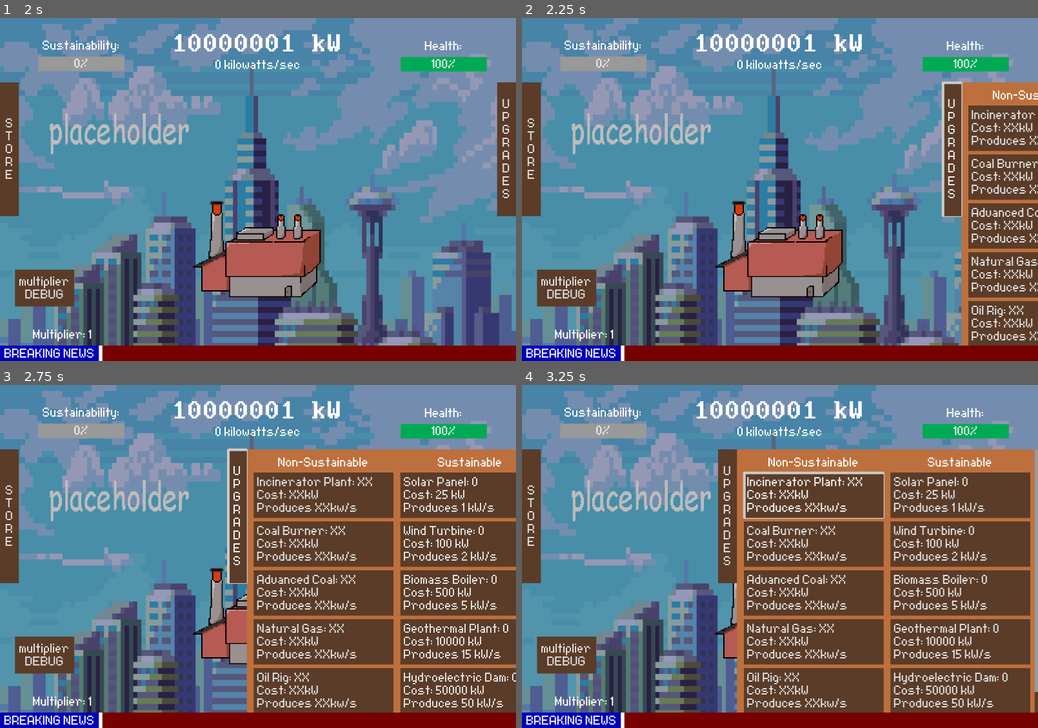
Above: before the commit, frames 1-4 (two rows, left to right).
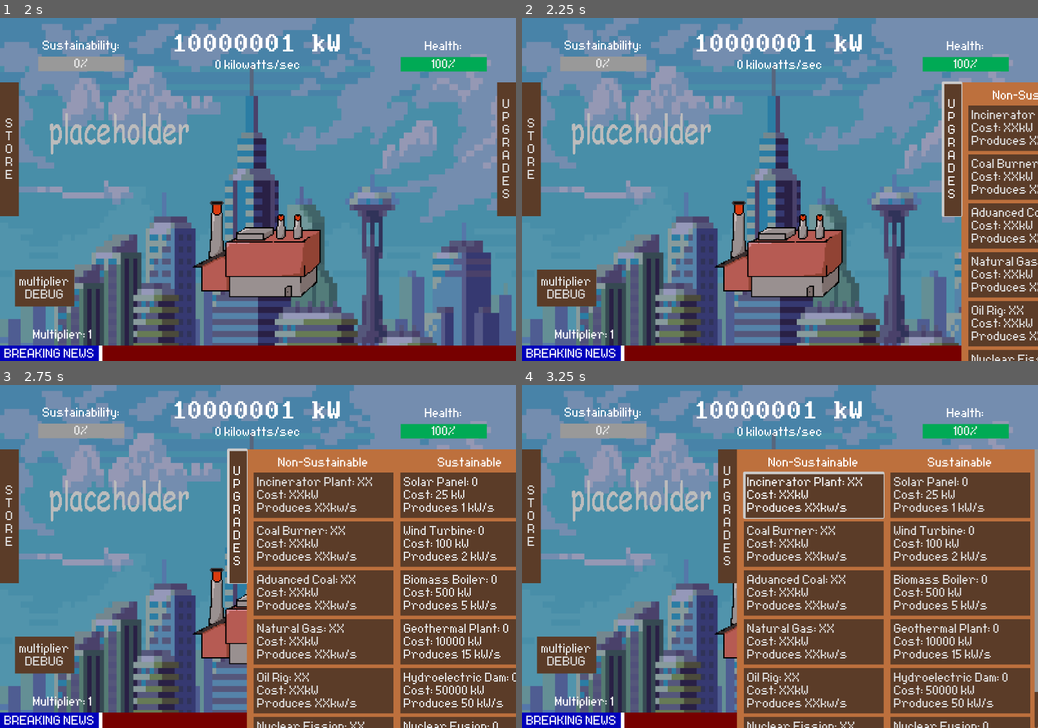
Above: after the commit, the same moments.

Repository: chu0029/SusGame
Game: Godot game, scene res://scenes/menu_start.tscn
Same seed, same stepped clock (60 frames per second), same inputs: the game is played once before the commit and once after it.
Inputs (mouse positions are in pixels of both pictures, inside the frame that each line leads up to):
- Up to frame 1 (2 s): click "START?" at 0.5 s; click (258, 244) at 1.25 s
- Up to frame 2 (2.25 s): click "U P G R A D E S" at 2 s
- Up to frame 3 (2.75 s): no input
- Up to frame 4 (3.25 s): click "Incinerator Plant: XX Cost: X…" at 2.75 s

Frame 1 is identical in both runs. In frame 2, 0.7% of the frame differs, in the area x 85-100%, y 95-100%; in frame 3, 2.4%; in frame 4, 2.6%, in the area x 41-100%, y 95-100%.

Commit message:
fixed counter

Diff:
--- a/scenes/gametest.tscn
+++ b/scenes/gametest.tscn
@@ -145,6 +145,7 @@
 cost: 10 kW/s"
 
 [node name="Panel" type="Panel" parent="."]
+z_index = 1
 custom_minimum_size = Vector2(450, 450)
 layout_mode = 2
 offset_left = 1200.0
--- a/scripts/gametest.gd
+++ b/scripts/gametest.gd
@@ -56,7 +56,7 @@
 func UpdateLabelText() -> void:
 	counter.text = "%s kW" %power
 	multipcounter.text = "Multiplier: %s" %multiplier
-	kws = solarpanelcount + windturbinecount*2 + biomasscount*5 + geothermalplantcount*15
+	kws = solarpanelcount + windturbinecount*2 + biomasscount*5 + geothermalplantcount*15 + hydroelectricdamcount*50 + nuclearfusioncount*1000
 	kwslabel.text = '%s kilowatts/sec' %kws
 	$sustainability/susbar.value = sustainability
 	$health/healthbar.value = health
@@ -169,7 +169,7 @@
 		var output = upgradeClicker(costs[5], nuclearfusioncount)
 		costs[5] = output[0]
 		nuclearfusioncount = output[1]
-		nuclearfusion.text = 'Nuclear Fusion: %s \n Cost: 1000000 kW \n Produces 1000 kW/s' %[nuclearfusioncount,costs[5]]
+		nuclearfusion.text = 'Nuclear Fusion: %s \n Cost: %d kW \n Produces 1000 kW/s' %[nuclearfusioncount,costs[5]]
 	'''if power >= 1000000:
 		timer.start()
 		nuclearfusioncount += 1
